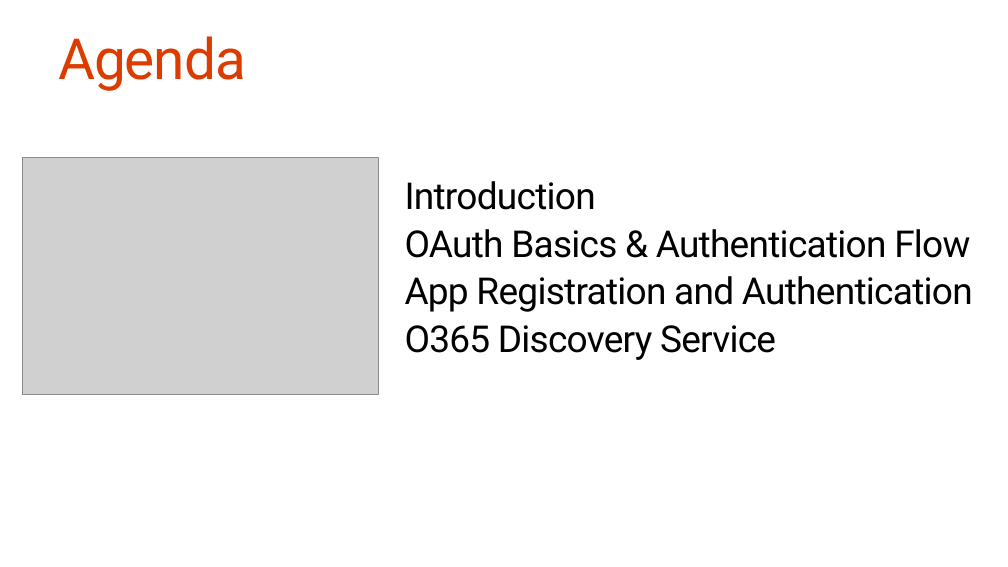
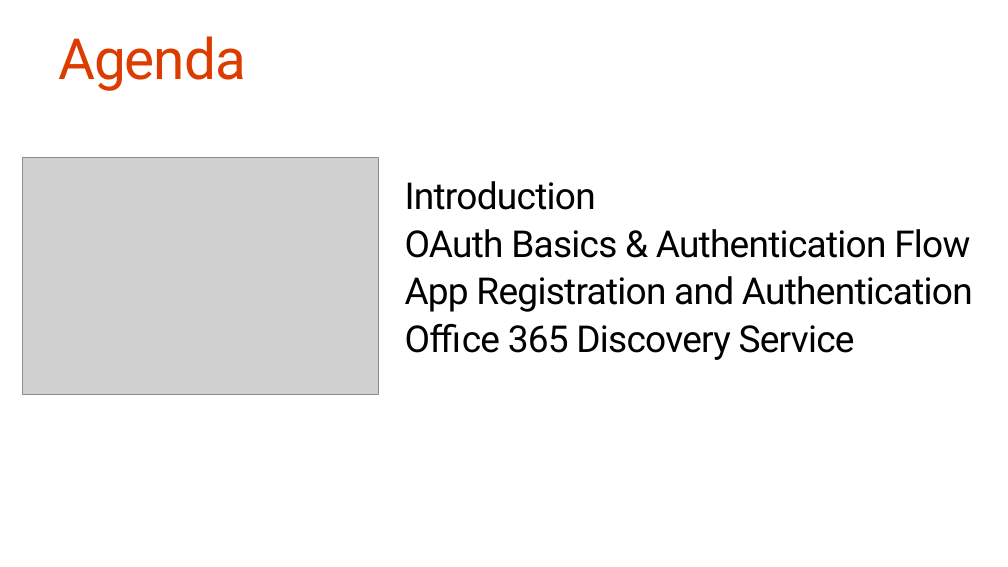
Before and after one commit to OfficeDev/TrainingContent, a slide deck: slide 5 of O3653-1 Deep Dive into Azure AD with the Office 365 APIs/O3653-1 Deep Dive into Azure AD with the Office 365 APIs.pptx. Drawn at 1008x567 pixels with LibreOffice and Linux fonts; fonts in the diff are those of the drawing; grey boxes stand for pictures. Boxes give left, top, right and bottom in pixels: in the first picture for what was removed or moved away, otherwise in the second. Text is boxed around its words. In the diff, an @@ line names an element or a change of style, - is before the commit and + after.

```diff
--- a/O3653-1 Deep Dive into Azure AD with the Office 365 APIs/O3653-1 Deep Dive into Azure AD with the Office 365 APIs.pptx
+++ b/O3653-1 Deep Dive into Azure AD with the Office 365 APIs/O3653-1 Deep Dive into Azure AD with the Office 365 APIs.pptx
@@ text at (x1=405, y1=324, x2=855, y2=360): text changed @@
-O365 Discovery Service
+Office 365 Discovery Service
```
Also in this commit, not shown: 3 other slides changed, 2 other files.
